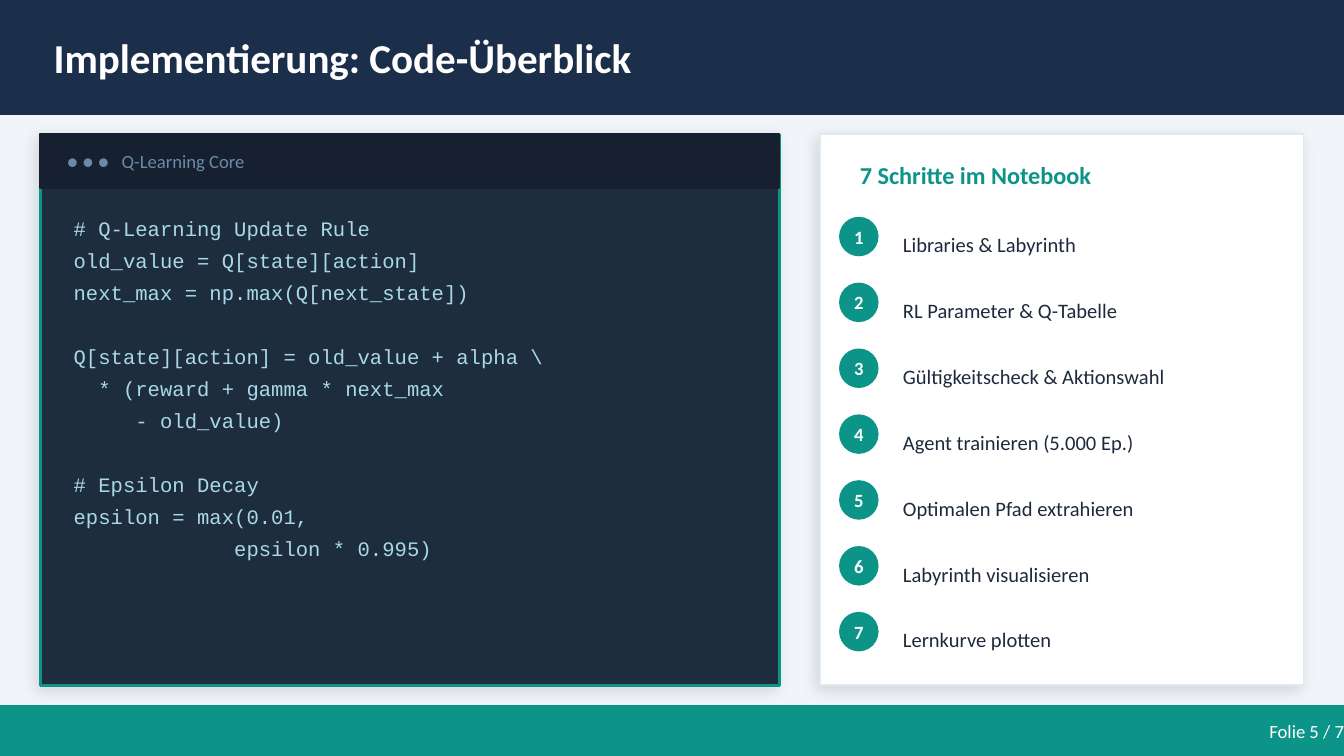
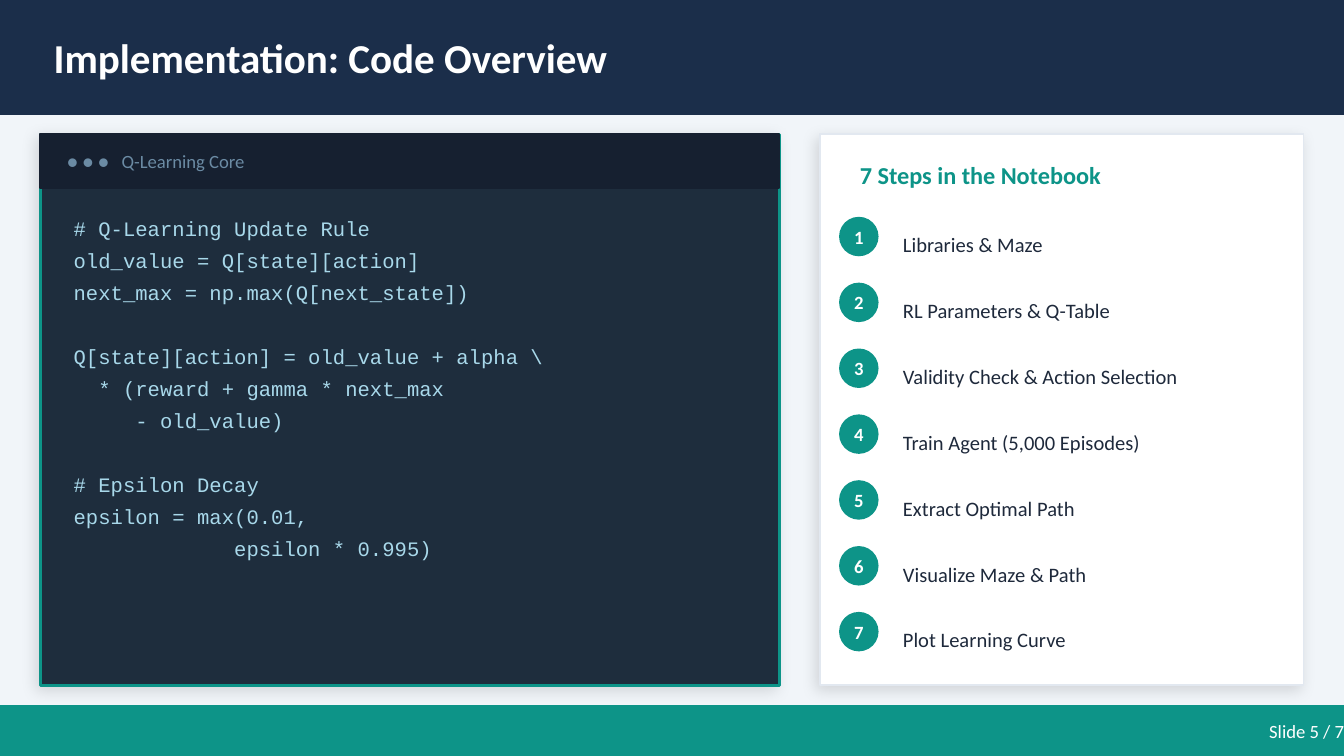
Before and after one commit to zeroKool1ne/mini-project-dsai-rl-implementation, a slide deck: slide 6 of RL_GridWorld_Presentation.pptx. Drawn at 1344x756 pixels with LibreOffice and Linux fonts; fonts in the diff are those of the drawing. Boxes give left, top, right and bottom in pixels: in the first picture for what was removed or moved away, otherwise in the second. Text is boxed around its words. In the diff, an @@ line names an element or a change of style, - is before the commit and + after.

```diff
--- a/RL_GridWorld_Presentation.pptx
+++ b/RL_GridWorld_Presentation.pptx
@@ text at [54,44,607,80]: text changed @@
-Implementierung: Code-Überblick
+Implementation: Code Overview
@@ text at [860,167,1101,188]: text changed @@
-7 Schritte im Notebook
+7 Steps in the Notebook
@@ text at [903,237,1042,252]: text changed @@
-Libraries & Labyrinth
+Libraries & Maze
@@ text at [903,303,1110,321]: text changed @@
-RL Parameter & Q-Tabelle
+RL Parameters & Q-Table
@@ text at [903,369,1177,388]: text changed @@
-Gültigkeitscheck & Aktionswahl
+Validity Check & Action Selection
@@ text at [903,435,1140,454]: text changed @@
-Agent trainieren (5.000 Ep.)
+Train Agent (5,000 Episodes)
@@ text at [903,501,1075,520]: text changed @@
-Optimalen Pfad extrahieren
+Extract Optimal Path
@@ text at [903,567,1087,582]: text changed @@
-Labyrinth visualisieren
+Visualize Maze & Path
@@ text at [903,632,1065,651]: text changed @@
-Lernkurve plotten
+Plot Learning Curve
@@ text at [1269,725,1344,738]: text changed @@
-Folie 5 / 7
+Slide 5 / 7
```
Also in this commit, not shown: 7 other slides changed.
